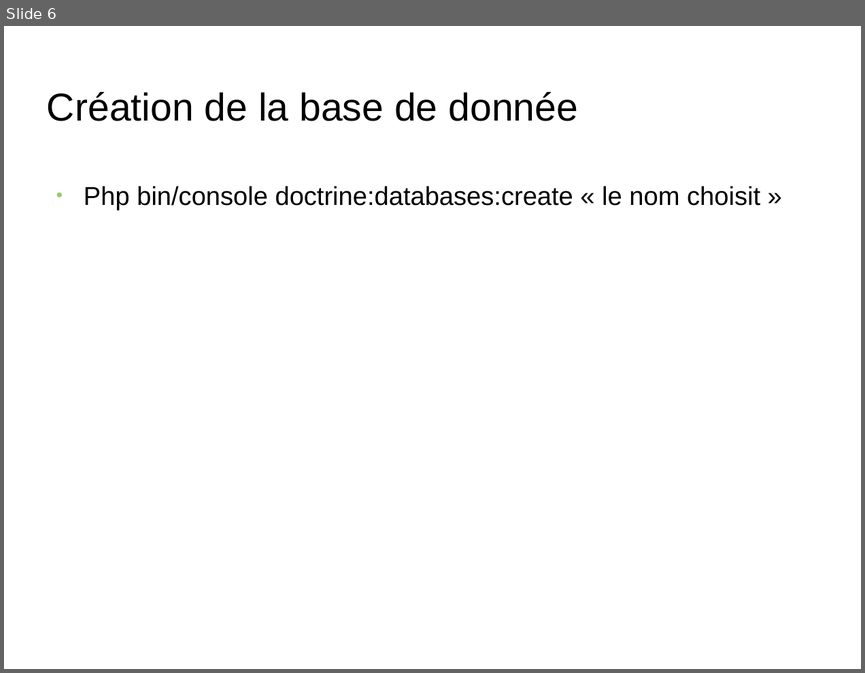
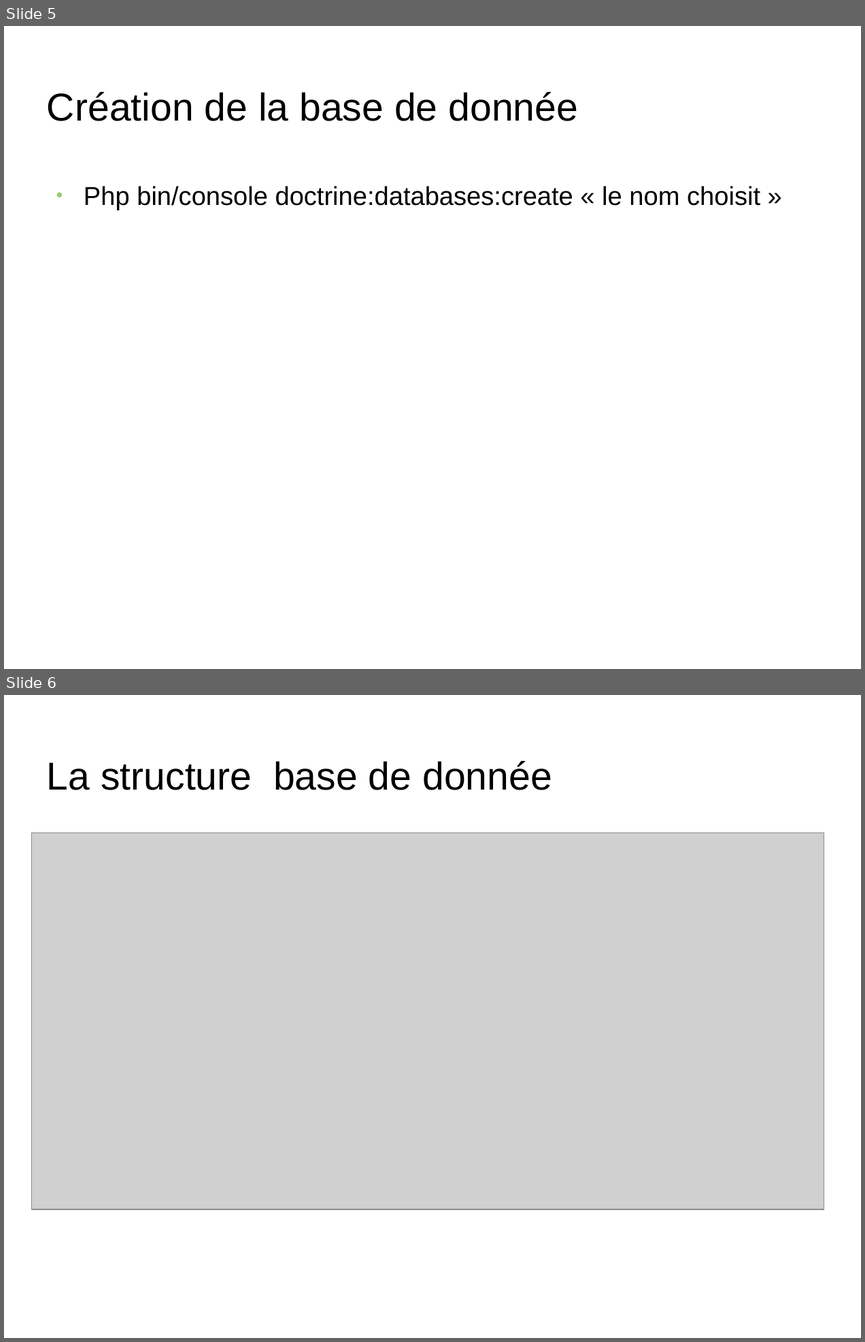
Before and after one commit to ClementM0512/Projet_Ortho, a slide deck: diapo karl Bourgault.odp. Shown one above the other, each under a label of ours: slide 6 before the commit, slides 5 and 6 after it. The pictures are 865x673 and 865x1342 pixels, drawn with LibreOffice and Linux fonts; fonts in the diff are those of the drawing; grey boxes stand for pictures; background and template pictures are left out. Boxes give left, top, right and bottom in pixels: in the first picture for what was removed or moved away, otherwise in the second. Text is boxed around its words. In the diff, an @@ line names an element or a change of style, - is before the commit and + after.

```diff
--- a/diapo karl Bourgault.odp
+++ b/diapo karl Bourgault.odp
@@ slide 6 added at (4,695,861,1338), background picture (left out) @@
@@ title added at (47,761,552,790), 36 pt, text #000000 @@
+La structure base de donnée
@@ picture added at (31,832,824,1209) @@
@@ what was slide 6 is now slide 5 @@
```
Also in this commit, not shown: 5 other slides added, 2 slides removed, 4 other files.
